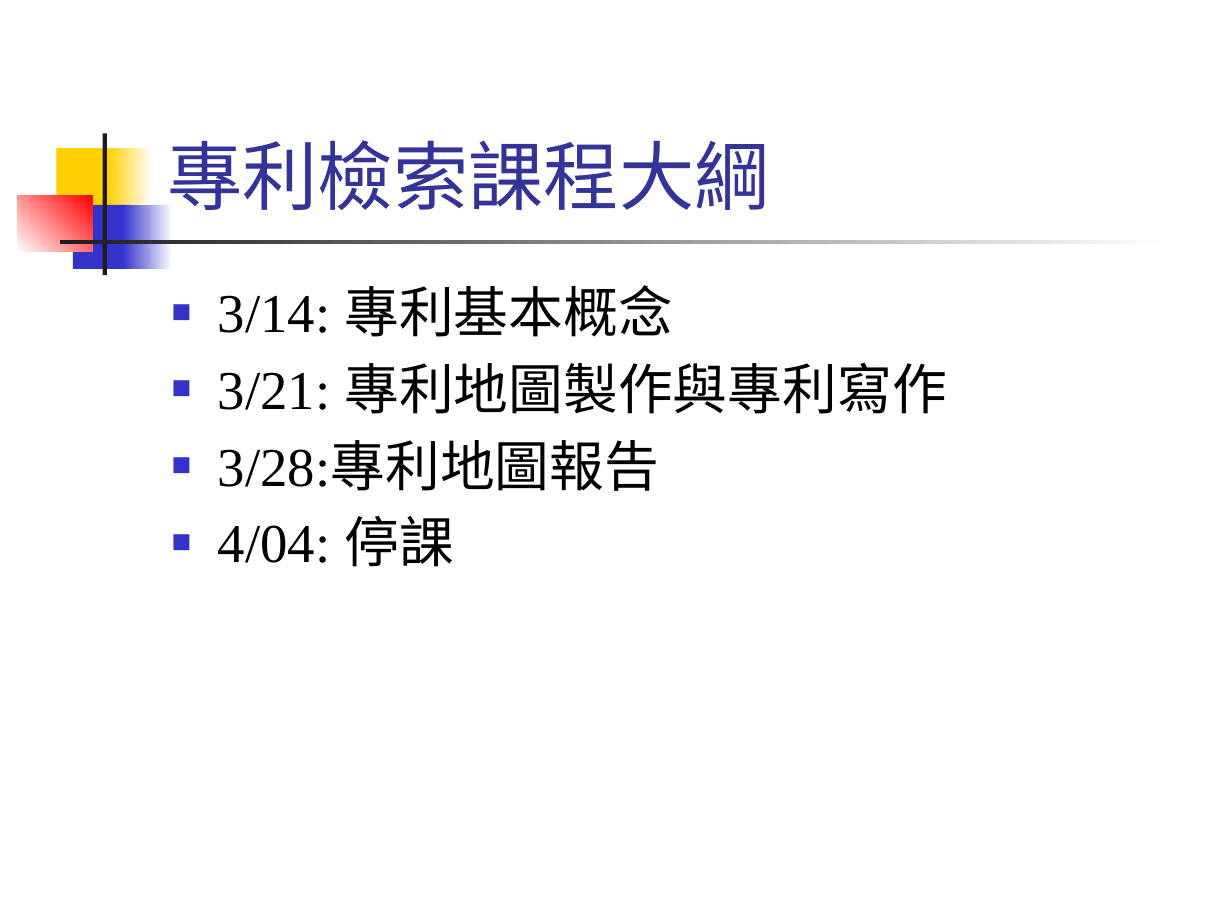
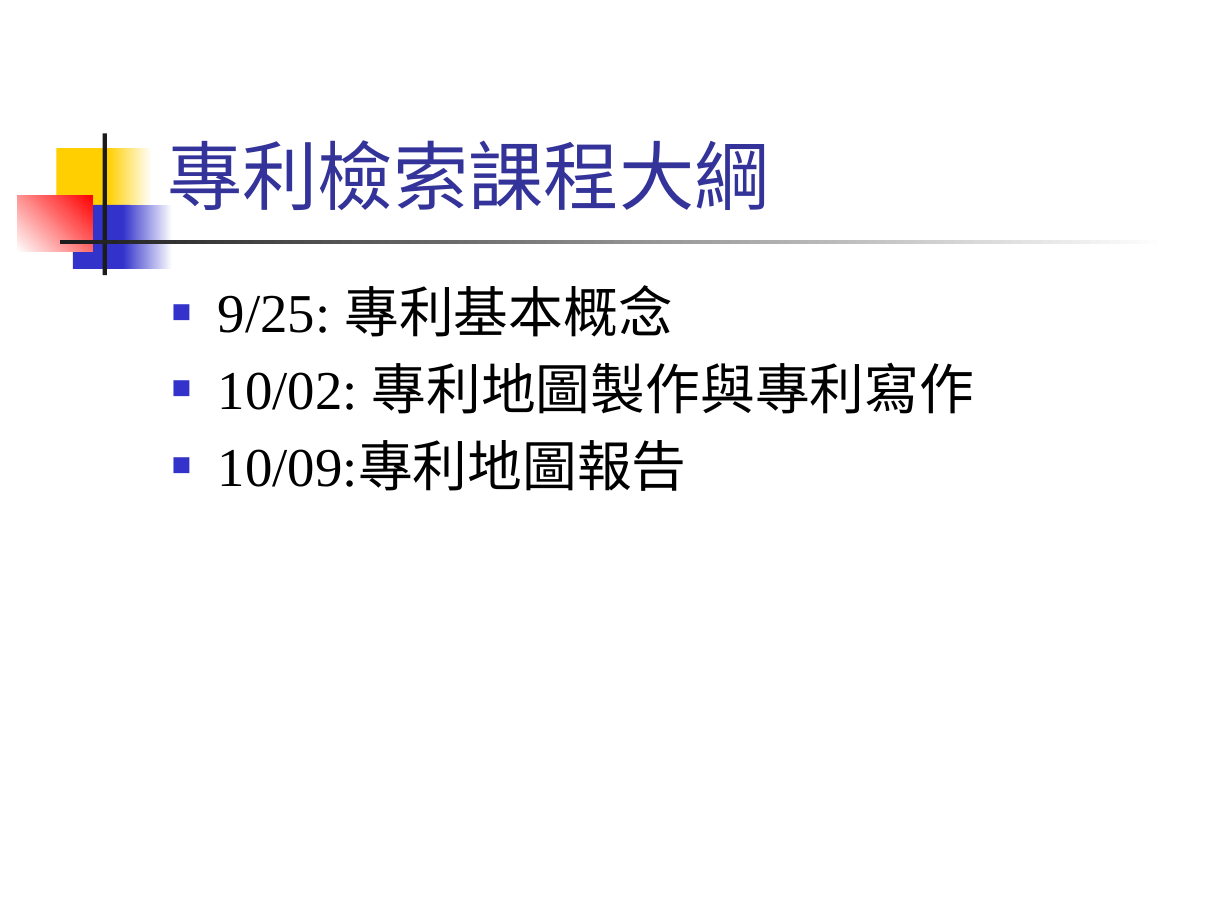
Before and after one commit to CGUSystemCourses/Patent-2018, a slide deck: slide 2 of lec01-patent_intro.pptx. Drawn at 1232x924 pixels with LibreOffice and Linux fonts; fonts in the diff are those of the drawing. Boxes give left, top, right and bottom in pixels: in the first picture for what was removed or moved away, otherwise in the second. Text is boxed around its words. In the diff, an @@ line names an element or a change of style, - is before the commit and + after.

```diff
--- a/lec01-patent_intro.pptx
+++ b/lec01-patent_intro.pptx
@@ text at <box>218,285,975,491</box>: text changed @@
-■ 3/14: 專利基本概念
-■ 3/21: 專利地圖製作與專利寫作
-■ 3/28:專利地圖報告
-■ 4/04: 停課
+■ 9/25: 專利基本概念
+■ 10/02: 專利地圖製作與專利寫作
+■ 10/09:專利地圖報告
```
Also in this commit, not shown: 1 other slide changed, 1 other file.
